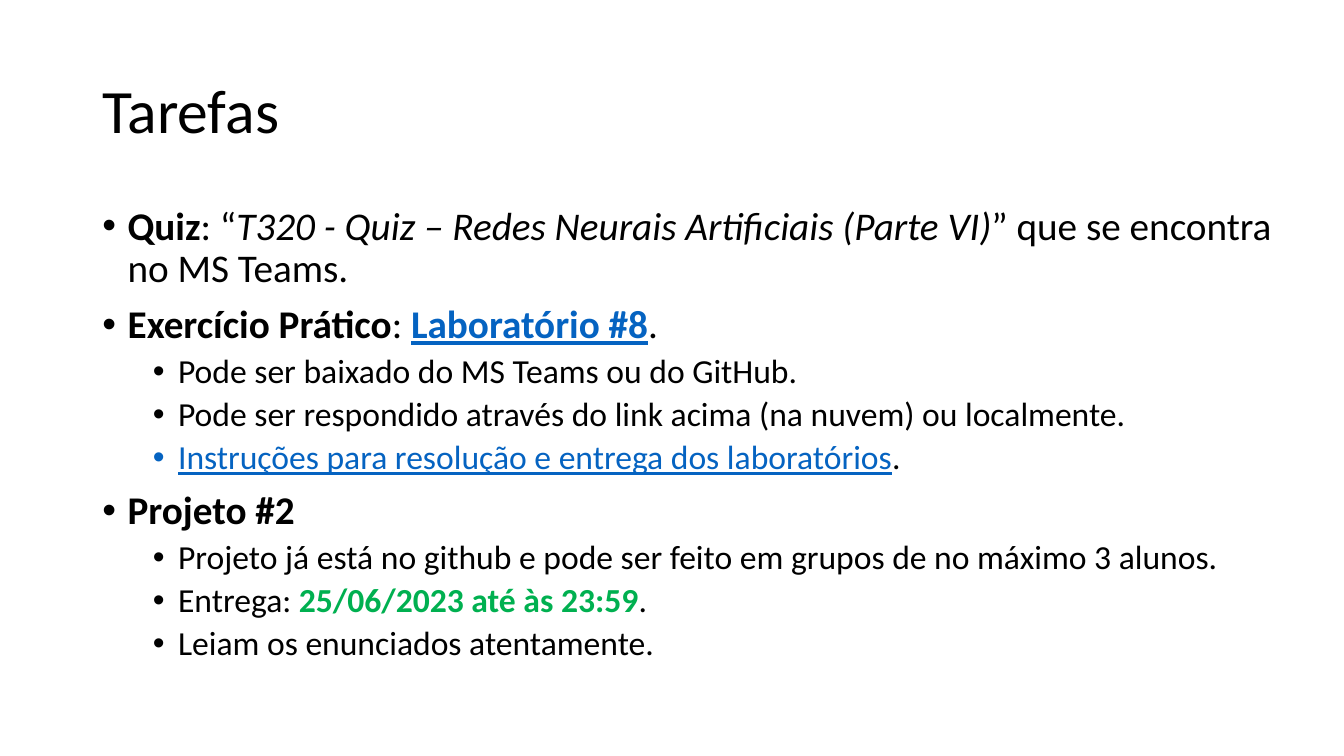
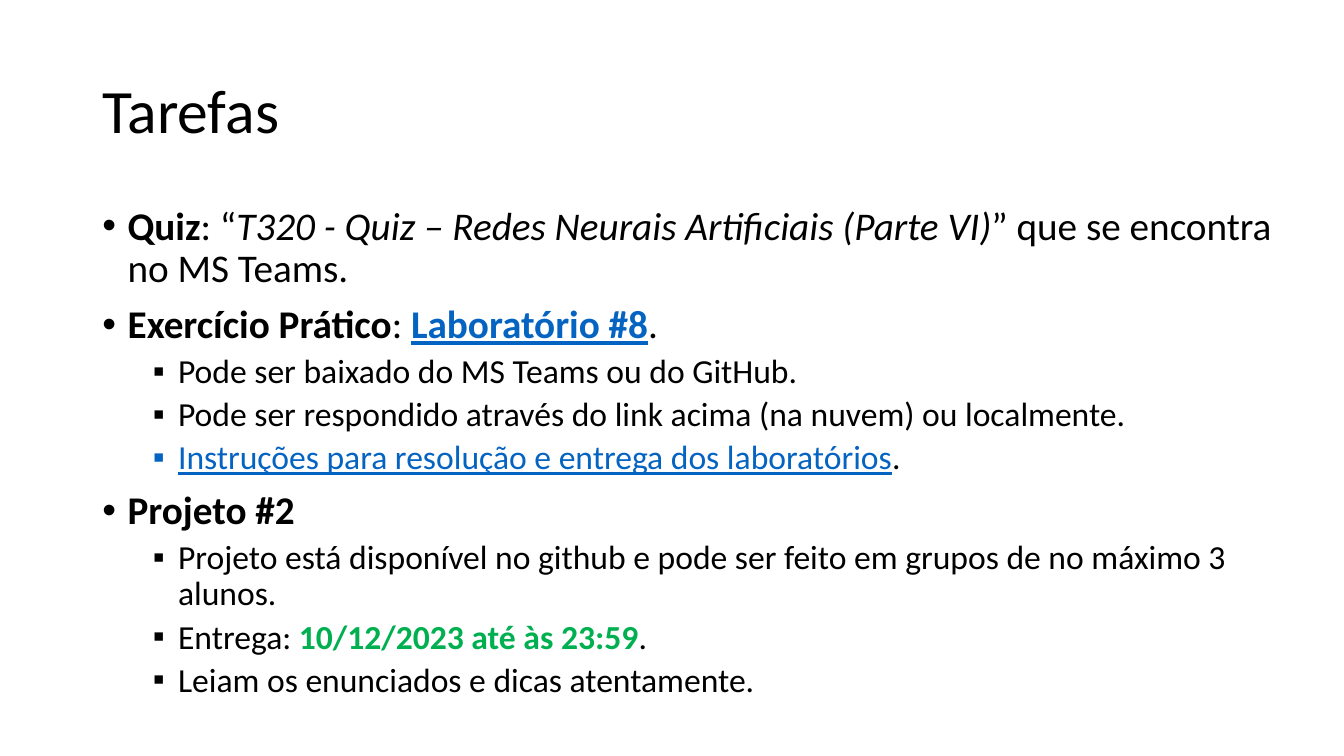
Before and after one commit to zz4fap/t320_aprendizado_de_maquina, a slide deck: slide 36 of slides/T320_Redes_Neurais_Artificiais (Parte III).pptx (slide 34 before the commit). Drawn at 1344x756 pixels with LibreOffice and Linux fonts; fonts in the diff are those of the drawing. Boxes give left, top, right and bottom in pixels: in the first picture for what was removed or moved away, otherwise in the second. Text is boxed around its words. In the diff, an @@ line names an element or a change of style, - is before the commit and + after.

Commit message:
update of slides

```diff
--- a/slides/T320_Redes_Neurais_Artificiais (Parte III).pptx
+++ b/slides/T320_Redes_Neurais_Artificiais (Parte III).pptx
@@ text at (x1=178, y1=545, x2=1225, y2=693): text changed @@
-  • Projeto já está no github e pode ser feito em grupos de no máximo 3 alunos.
-  • Entrega: 25/06/2023 até às 23:59.
-  • Leiam os enunciados atentamente.
+  ▪ Projeto está disponível no github e pode ser feito em grupos de no máximo 3 alunos.
+  ▪ Entrega: 10/12/2023 até às 23:59.
+  ▪ Leiam os enunciados e dicas atentamente.
```
Also in this commit, not shown: 5 other slides changed, 2 slides added.
